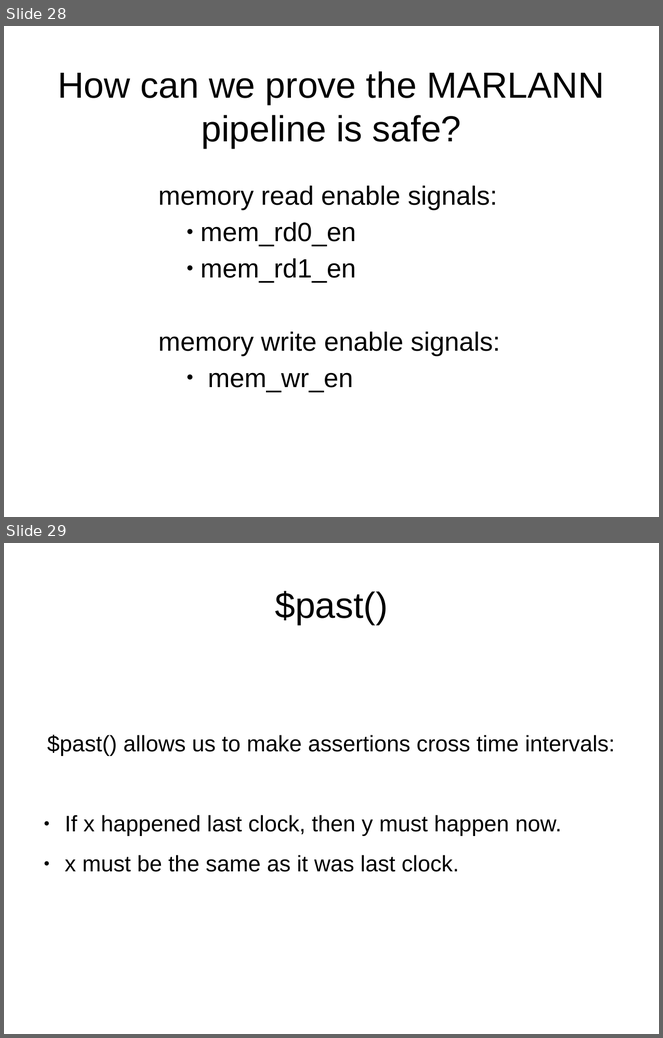
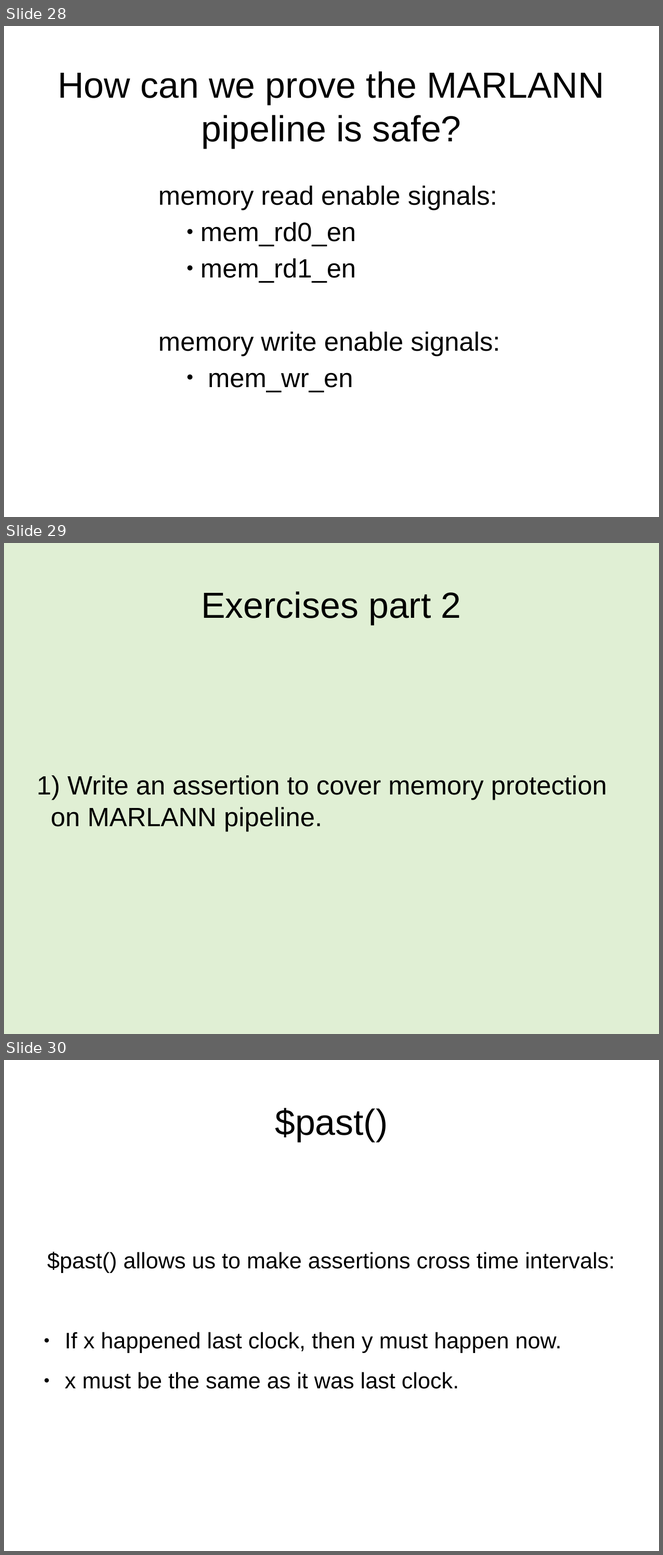
Before and after one commit to mattvenn/formal-intro-course, a slide deck: intro-course-slides.odp. Shown one above the other, each under a label of ours: slides 28 and 29 before the commit, slides 28, 29 and 30 after it. The pictures are 663x1038 and 663x1555 pixels, drawn with LibreOffice and Linux fonts; fonts in the diff are those of the drawing. Boxes give left, top, right and bottom in pixels: in the first picture for what was removed or moved away, otherwise in the second. Text is boxed around its words. In the diff, an @@ line names an element or a change of style, - is before the commit and + after.

```diff
--- a/intro-course-slides.odp
+++ b/intro-course-slides.odp
@@ slide 29 added at [4, 543, 659, 1034], background #E0EFD4 @@
@@ title added at [201, 591, 462, 625], 44 pt, text #000000 @@
+Exercises part 2
@@ subtitle added at [51, 775, 607, 832], 32 pt, text #000000 @@
+1) Write an assertion to cover memory protection on MARLANN pipeline.
@@ what was slide 29 is now slide 30 @@
```
Also in this commit, not shown: 2 slides changed.
